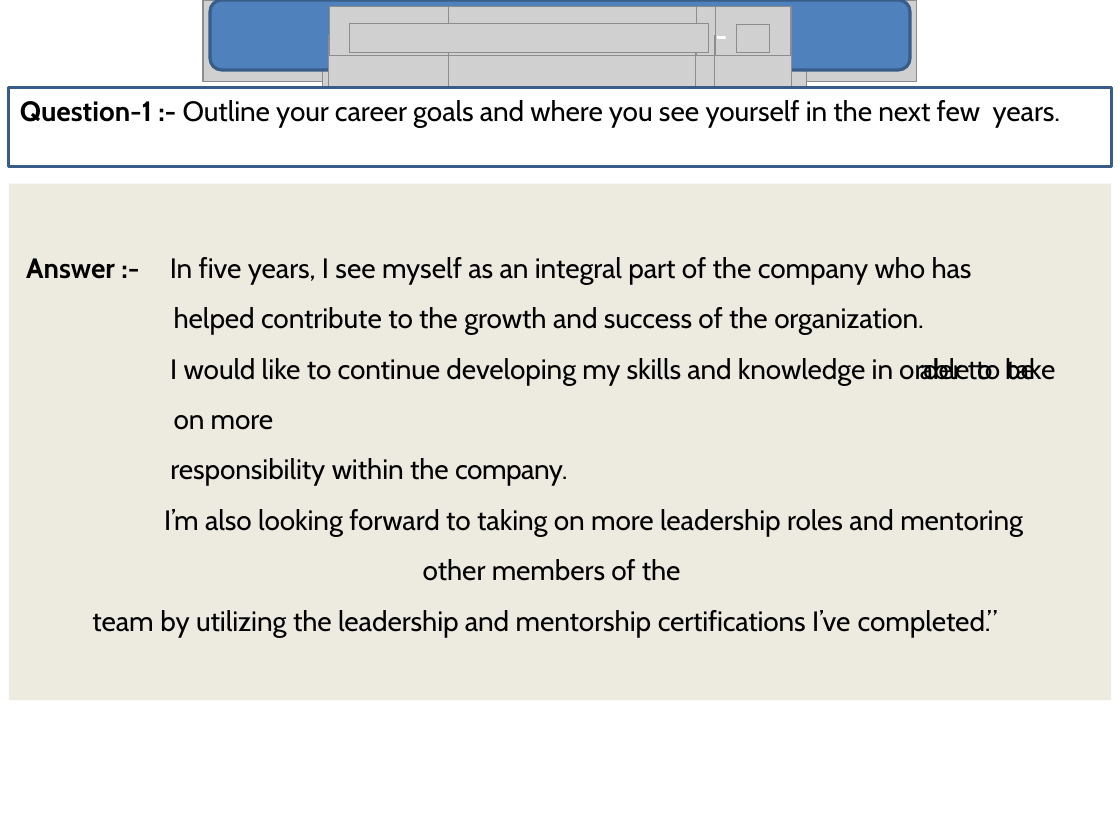
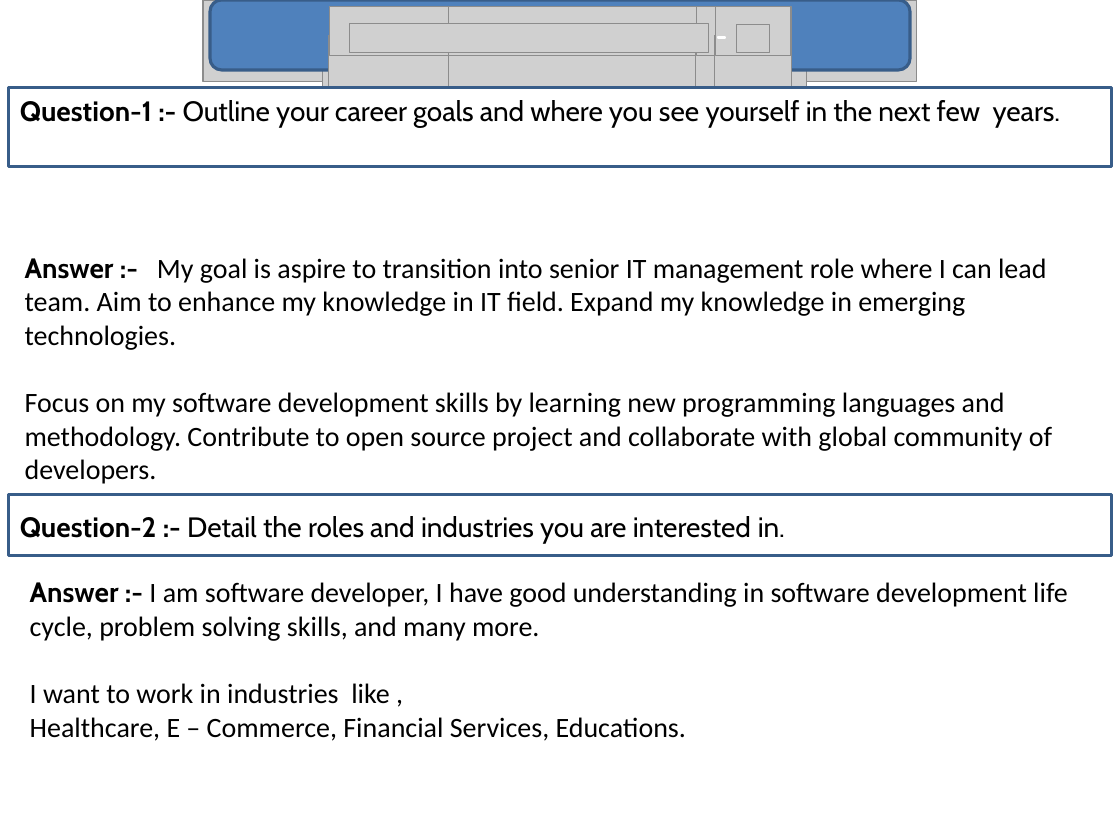
Before and after one commit to vimal313277/SoftSkillsAssignment, a slide deck: slide 1 of Module (4)/Module(4)-HR Questions.pptx. Drawn at 1120x840 pixels with LibreOffice and Linux fonts; fonts in the diff are those of the drawing; grey boxes stand for pictures. Boxes give left, top, right and bottom in pixels: in the first picture for what was removed or moved away, otherwise in the second. Text is boxed around its words. In the diff, an @@ line names an element or a change of style, - is before the commit and + after.

```diff
--- a/Module (4)/Module(4)-HR Questions.pptx
+++ b/Module (4)/Module(4)-HR Questions.pptx
@@ freeform shape: place and size @@
-freeform shape at (9,184,1111,700)
+freeform shape at (18,187,1120,420)
@@ freeform shape at (18,187,1120,420): fill #EDEBE0 to #FFFFFF @@
@@ text at (25,258,1052,484): text changed; font Cabin to Calibri @@
-Answer :- In five years, I see myself as an integral part of the company who has
-helped contribute to the growth and success of the organization.
-I would like to continue developing my skills and knowledge in order to be able to take on more
-responsibility within the company.
-I’m also looking forward to taking on more leadership roles and mentoring other members of the
-team by utilizing the leadership and mentorship certifications I’ve completed.”
+Answer :- My goal is aspire to transition into senior IT management role where I can lead team. Aim to enhance my knowledge in IT field. Expand my knowledge in emerging technologies.
+Focus on my software development skills by learning new programming languages and methodology. Contribute to open source project and collaborate with global community of developers.
@@ rectangle added at (9,495,1111,557), outline #385D89 2 pt, 18 pt, text #000000 @@
+Question-2 :- Detail the roles and industries you are interested in.
@@ text added at (30,582,1068,741), 18 pt, text #000000 @@
+Answer :- I am software developer, I have good understanding in software development life cycle, problem solving skills, and many more.
+I want to work in industries like ,
+Healthcare, E – Commerce, Financial Services, Educations.
```
Also in this commit, not shown: 1 slide added, 1 slide removed.
